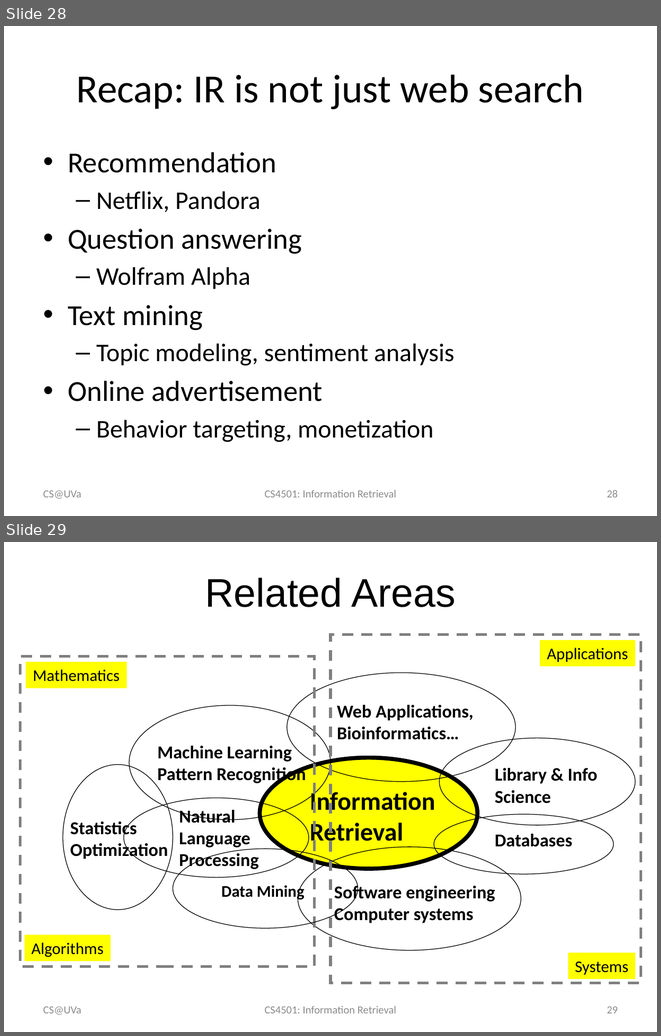
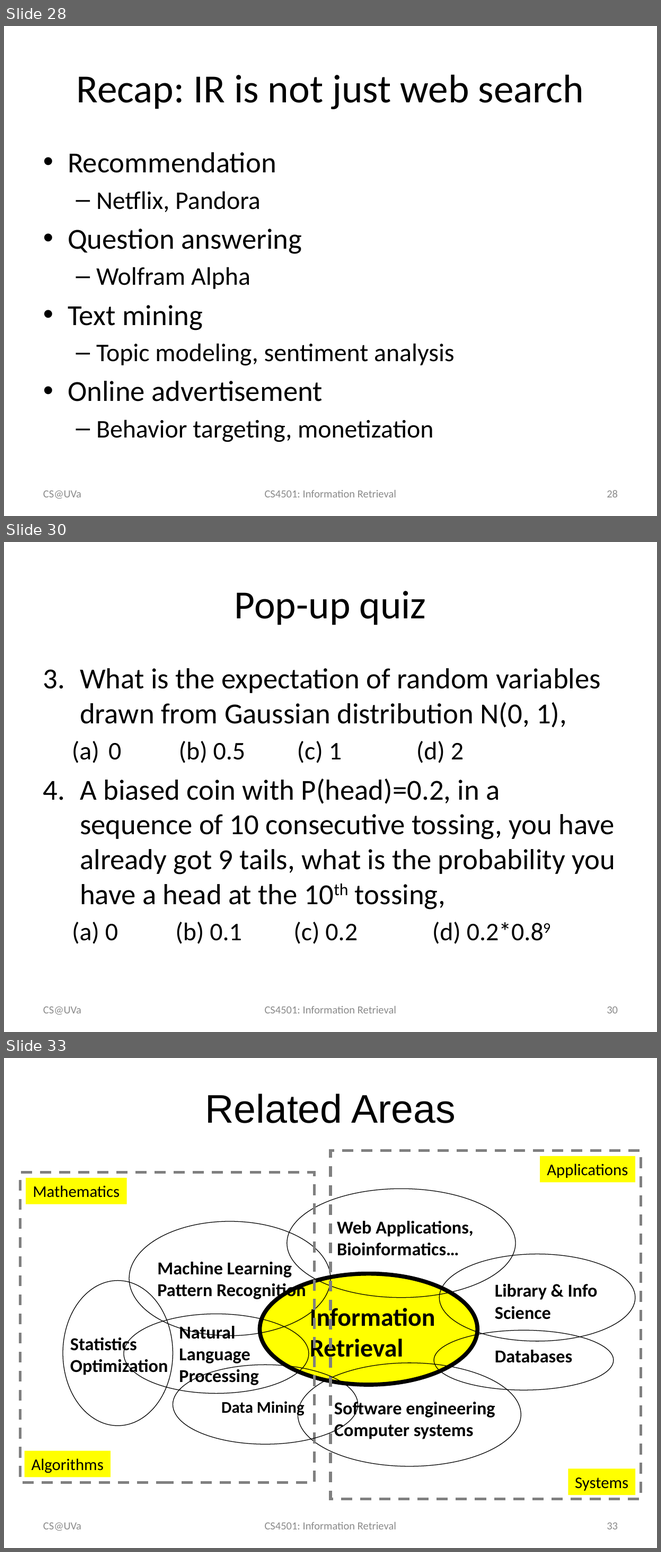
Before and after one commit to wang296/IR2015, a slide deck: docs/Introduction to Information Retrieval.pptx. Shown one above the other, each under a label of ours: slides 28 and 29 before the commit, slides 28, 30 and 33 after it; the slides between them are not shown. The pictures are 661x1036 and 661x1552 pixels, drawn with LibreOffice and Linux fonts; fonts in the diff are those of the drawing. Boxes give left, top, right and bottom in pixels: in the first picture for what was removed or moved away, otherwise in the second. Text is boxed around its words. In the diff, an @@ line names an element or a change of style, - is before the commit and + after.

```diff
--- a/docs/Introduction to Information Retrieval.pptx
+++ b/docs/Introduction to Information Retrieval.pptx
@@ slide 30 added at [4, 542, 657, 1032], background #FFFFFF @@
@@ title added at [235, 591, 426, 625], 44 pt, text #000000 @@
+Pop-up quiz
@@ text added at [72, 668, 615, 944], 32 pt, text #000000 @@
+3. What is the expectation of random variables drawn from Gaussian distribution N(0, 1),
+  (a) 0 (b) 0.5 (c) 1 (d) 2
+4. A biased coin with P(head)=0.2, in a sequence of 10 consecutive tossing, you have already got 9 tails, what is the probability you have a head at the 10th tossing,
+  (a) 0 (b) 0.1 (c) 0.2 (d) 0.2*0.89
@@ text added at [43, 1006, 81, 1014], 12 pt, text #8C8C8C @@
+CS@UVa
@@ text added at [265, 1006, 396, 1013], 12 pt, text #8C8C8C @@
+CS4501: Information Retrieval
@@ page number added at [607, 1006, 618, 1013], 12 pt, text #8C8C8C @@
+30
@@ what was slide 29 is now slide 33 @@
@@ page number at [607, 1522, 618, 1529]: text changed @@
-29
+33
```
Also in this commit, not shown: 1 slide changed, 3 other slides added, 4 other files.
